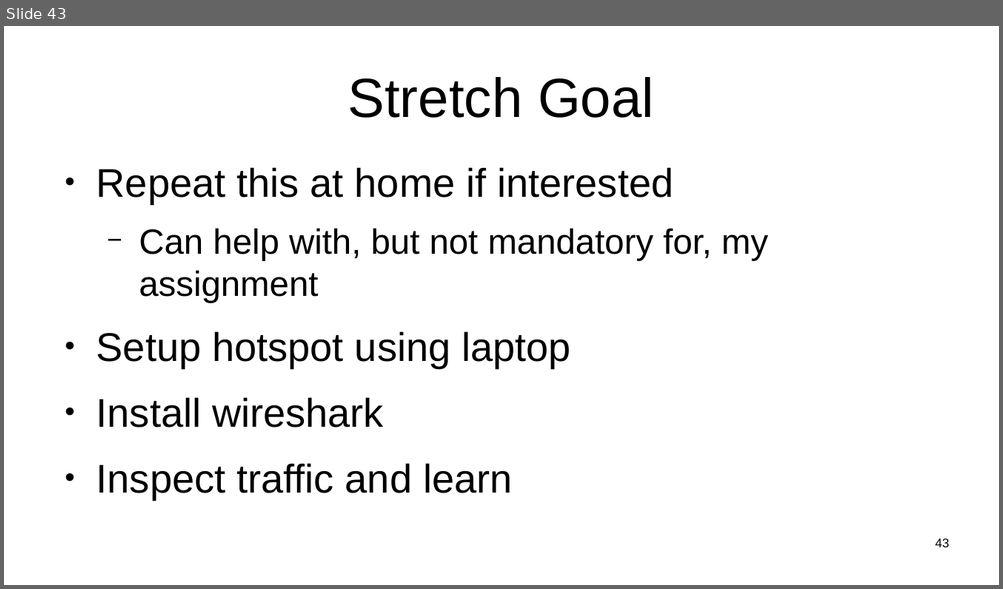
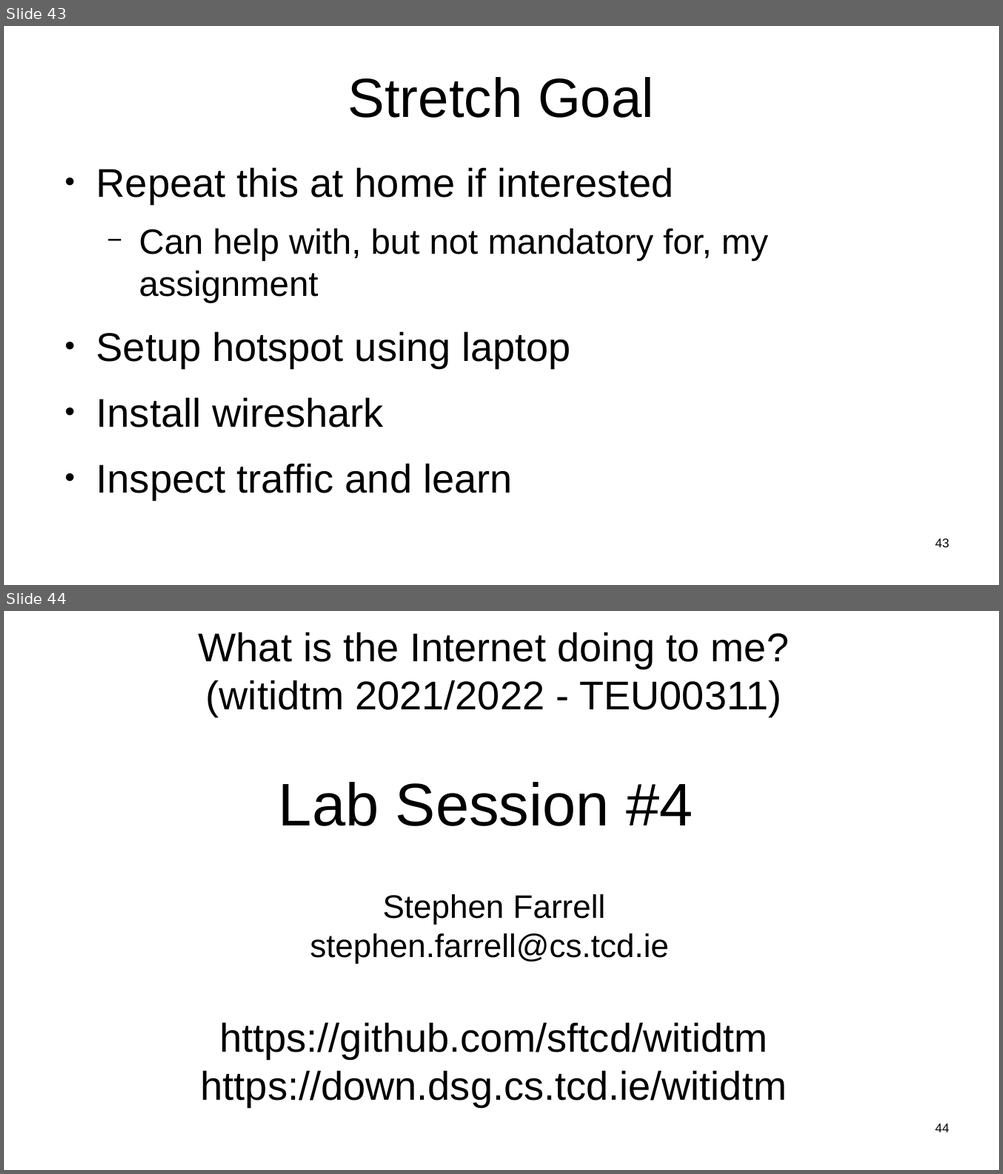
Before and after one commit to sftcd/witidtm, a slide deck: lectures/2021-2022/labs.odp. Shown one above the other, each under a label of ours: slide 43 before the commit, slides 43 and 44 after it. The pictures are 1003x589 and 1003x1174 pixels, drawn with LibreOffice and Linux fonts; fonts in the diff are those of the drawing. Boxes give left, top, right and bottom in pixels: in the first picture for what was removed or moved away, otherwise in the second. Text is boxed around its words. In the diff, an @@ line names an element or a change of style, - is before the commit and + after.

```diff
--- a/lectures/2021-2022/labs.odp
+++ b/lectures/2021-2022/labs.odp
@@ slide 44 added at (x1=4, y1=611, x2=999, y2=1170), background #FFFFFF @@
@@ subtitle added at (x1=199, y1=632, x2=788, y2=1107), 32 pt, text #000000 @@
+What is the Internet doing to me?
+(witidtm 2021/2022 - TEU00311)
+Lab Session #4
+Stephen Farrell
+stephen.farrell@cs.tcd.ie
+https://github.com/sftcd/witidtm
+https://down.dsg.cs.tcd.ie/witidtm
@@ page number added at (x1=935, y1=1124, x2=949, y2=1133), 10 pt, text #000000 @@
+44
```
Also in this commit, not shown: 5 other slides added, 3 other files.
